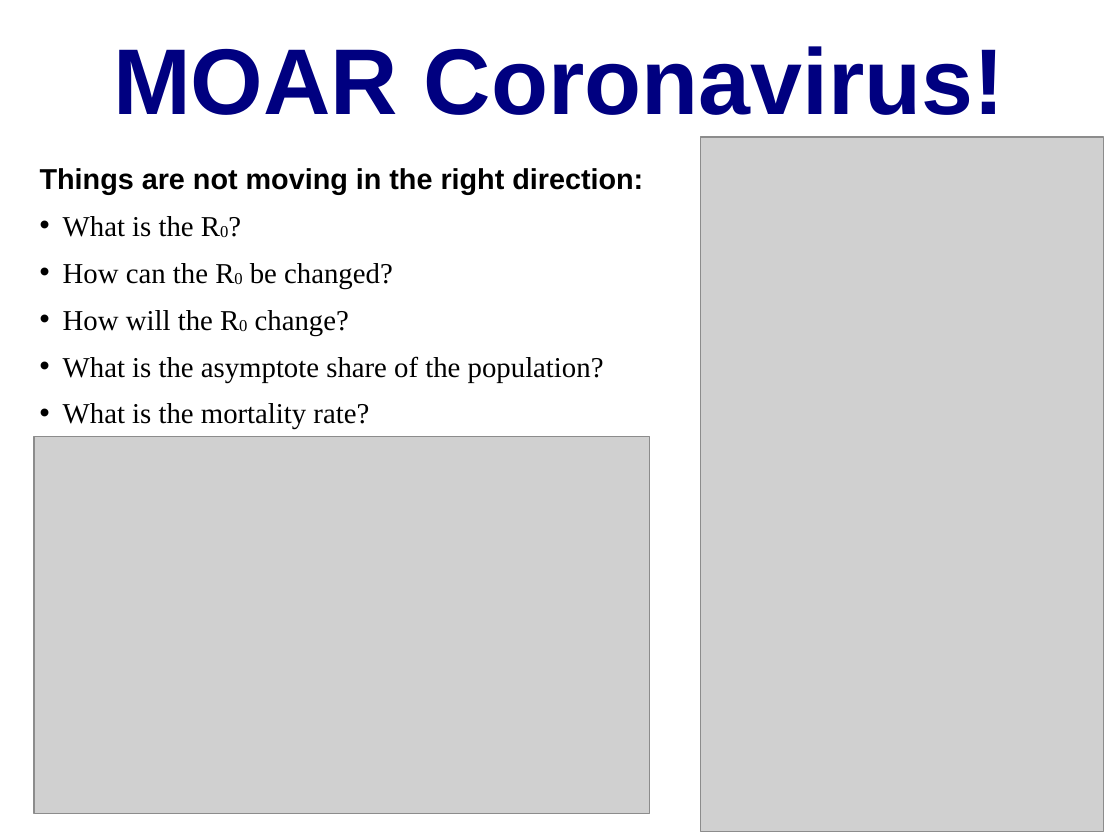
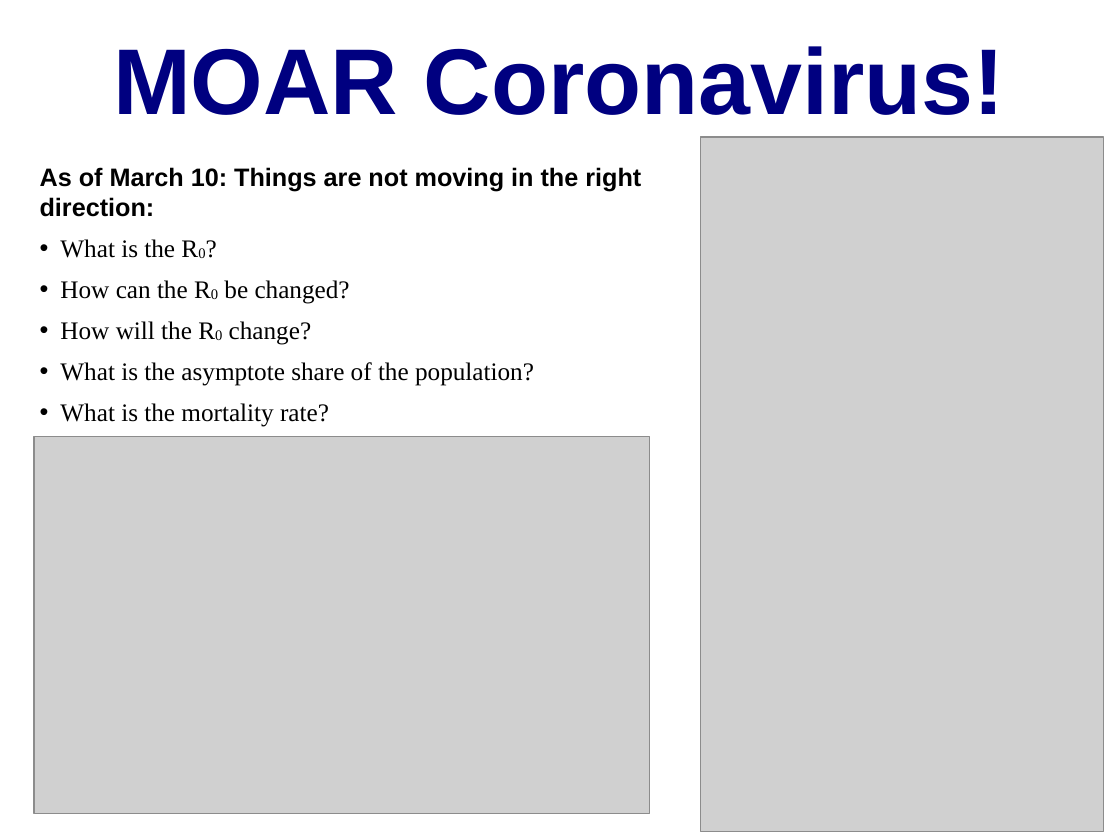
Before and after one commit to DavidLJ/public-files, a slide deck: slide 3 of coronavirus.pptx. Drawn at 1120x840 pixels with LibreOffice and Linux fonts; fonts in the diff are those of the drawing; grey boxes stand for pictures. Boxes give left, top, right and bottom in pixels: in the first picture for what was removed or moved away, otherwise in the second. Text is boxed around its words. In the diff, an @@ line names an element or a change of style, - is before the commit and + after.

```diff
--- a/coronavirus.pptx
+++ b/coronavirus.pptx
@@ text at box(40, 167, 641, 217): text changed; size 18.4 to 16.2 pt @@
-Things are not moving in the right direction:
+As of March 10: Things are not moving in the right direction:
@@ text at box(60, 239, 534, 427): size 18.4 to 16.2 pt in "What is the R0?", "How can the R0 be changed?", "How will the R0 change?", "What is the asymptote share of the ..." and 1 more places; indent changed; less space between paragraphs @@
```
Also in this commit, not shown: 4 other slides changed, 1 slide added, 1 slide removed.
